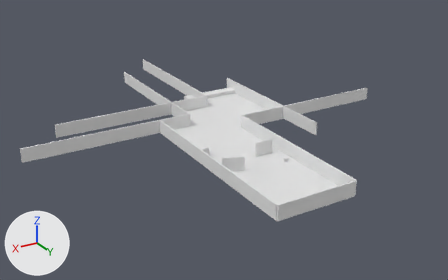
One commit to the Blender file resources/levels/stage02/stage02.blend: the scene before it, then after it.
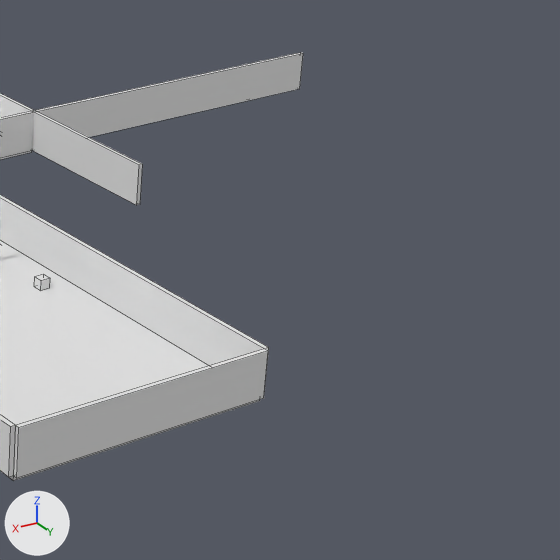
There are two pictures of each version: one whole from a 50 mm camera at (122.1, 159.8, 106.6) aimed at (-15.7, -69.9, -8.3), one close up on the part from 61% to 100% of the width and 25% to 88% of the height. Every picture has the same lights, and +X, +Y and +Z are marked at lower left. The first two pictures are the older version. The close-ups show mesh edges as thin lines.

Names of what the first close-up shows: 'Floor', 'Wall_Left', 'Wall_Right', 'Wall_Right.001', 'Wall_Right.002', 'Wall_Start' and 1 more.
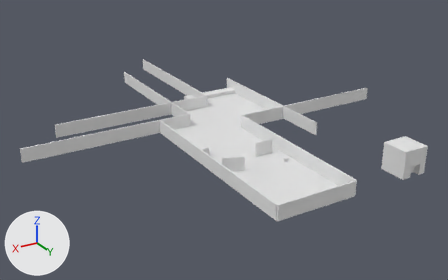
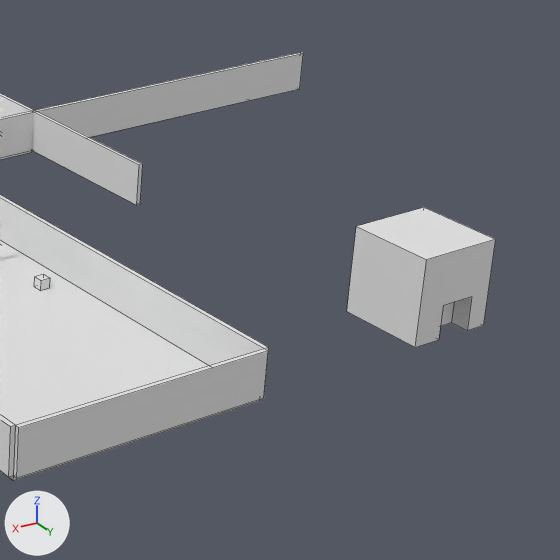
Where the change shows, as pixel boxes [x1, y1, x2, y2] in the close-ups (560 x 560 px):
'立方体.001', added: after [347, 207, 496, 347]

The change, as a list of edits to the scene's bpy script:
```text
Add me_立方体_004:
    me_立方体_004.from_pydata([(-1.0, -1.0, -1.0), (-1.0, -1.0, 1.0), (-0.51, 0.56, -0.21), (-1.0, 1.0, -1.0), (-1.0, 1.0, 1.0), (1.0, -1.0, -1.0), (1.0, -1.0, 1.0), (0.33, 0.56, -0.21), (1.0, 1.0, -1.0), (1.0, 1.0, 1.0), (-0.51, 1.0, -0.21), (-0.51, 1.0, -1.0), (0.33, 1.0, -0.21), (0.33, 1.0, -1.0), (-0.51, 0.56, -1.0), (0.33, 0.56, -1.0)], [], [(0, 1, 4, 3), (3, 4, 9, 8, 13, 12, 10, 11), (8, 9, 6, 5), (5, 6, 1, 0), (8, 5, 0, 3, 11, 14, 15, 13), (9, 4, 1, 6), (10, 2, 14, 11), (7, 12, 13, 15), (14, 2, 7, 15), (7, 2, 10, 12)])
Add ob_立方体_001:
    ob_立方体_001 = bpy.data.objects.new('立方体.001', me_立方体_004)
    ob_立方体_001.location = (-59.4, 0.0, 0.0)
    ob_立方体_001.scale = (6.03, 6.03, 6.03)
```
